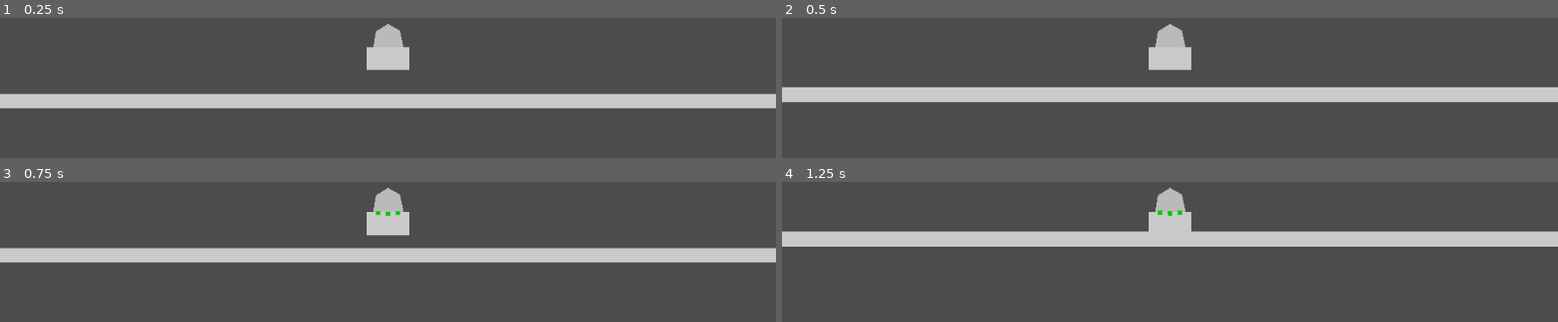
Above: before the commit, frames 1-4 (two rows, left to right).
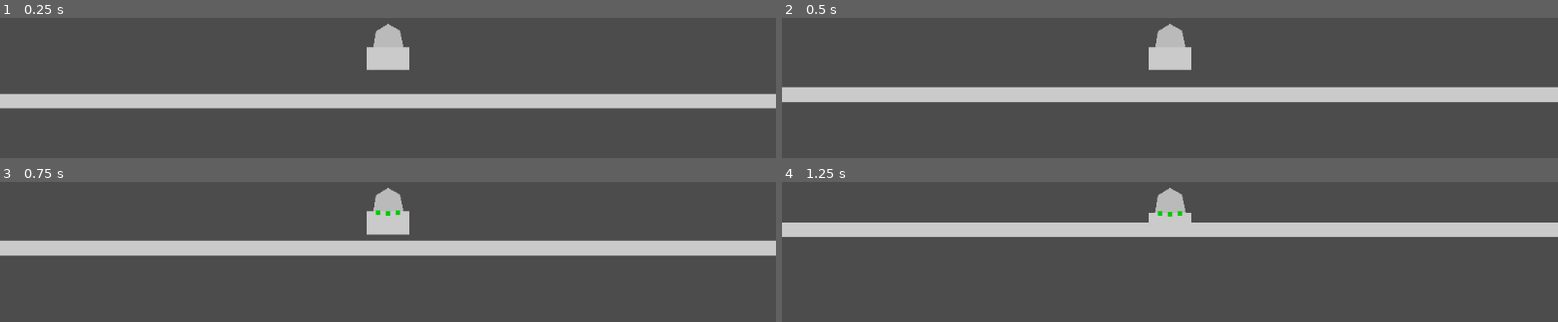
Above: after the commit, the same moments.

Repository: mikhail-shafigullin/godot-wild-jam-58
Game: Godot game, scene res://NN_test/PhysicTest.tscn
Same seed, same stepped clock (60 frames per second), same inputs: the game is played once before the commit and once after it. This scene is started directly instead of the project's main scene.
Inputs (mouse positions are in pixels of both pictures, inside the frame that each line leads up to):
- Up to frame 1 (0.25 s): no input
- Up to frame 2 (0.5 s): no input
- Up to frame 3 (0.75 s): tap Enter (ui_accept) at 0.5 s; move the mouse to (388, 224) at 0.52 s; hold Right (ui_right) from 0.53 s (still down); click (388, 224) at 0.67 s
- Up to frame 4 (1.25 s): keep holding Right (ui_right); tap Enter (ui_accept) at 0.77 s

Frames 1-2 are identical in both runs. In frame 3, 12% of the frame differs, in the area x 0-100%, y 20-58%; in frame 4, 13%, in the area x 0-100%, y 20-47%.

Commit message:
part connect fix

Diff:
--- a/src/characters/Player.tscn
+++ b/src/characters/Player.tscn
@@ -8,8 +8,7 @@
 height = 10.0
 
 [node name="Player" type="RigidBody2D"]
-collision_layer = 0
-collision_mask = 257
+collision_layer = 272
 script = ExtResource( 1 )
 
 [node name="Camera" type="Camera2D" parent="."]
@@ -23,12 +22,5 @@
 color = Color( 0.733333, 0.733333, 0.733333, 1 )
 polygon = PoolVector2Array( 0, -23, -16, -13, -20, 12, -11, 23, 13, 23, 21, 12, 16, -14 )
 
-[node name="PinJoint2D" type="PinJoint2D" parent="."]
-position = Vector2( 0, -28 )
-node_a = NodePath("..")
-node_b = NodePath("../TestThruster")
-
 [node name="TestThruster" parent="." instance=ExtResource( 2 )]
-collision_layer = 256
-test_join0 = NodePath("../PinJoint2D")
-test_join1 = NodePath(".")
+collision_layer = 272
--- a/src/ship/PartBase.gd
+++ b/src/ship/PartBase.gd
@@ -3,8 +3,6 @@
 
 #TEMP
 onready var core = State.player
-export var test_join0: NodePath
-export var test_join1: NodePath
 #TEMP
 
 export var init_health: float = 100
@@ -48,6 +46,9 @@
 # Base functions
 func part_slice():
 	core.slice_part(self)
+
+func part_weld(to_part: PartBase):
+	core.weld_part(self, to_part)
 
 func part_connect():
 	core.connect_parts(self)
@@ -79,13 +80,20 @@
 func grab():
 	grab_layer_memory = collision_layer
 	collision_layer = grab_hover_layers
+
+	part_slice()
 	show_probes()
-
-	part_slice()
 	is_grabbed = true
 	rotation = 0
 	position = get_global_mouse_position()
 
+func release():
+	if best_part:
+		is_grabbed = false
+		build(best_part)
+		collision_layer = grab_layer_memory
+		hide_probes()
+
 func show_probes():
 	for p in probes:
 		p.show()
@@ -93,13 +101,6 @@
 func hide_probes():
 	for p in probes:
 		p.hide()
-
-func release():
-	if best_part:
-		hide_probes()
-		is_grabbed = false
-		collision_layer = grab_layer_memory
-		build(best_part)
 
 func remove_child_part(part: PartBase):
 	if children_parts.has(part):
@@ -107,14 +108,9 @@
 		children_parts.remove(index)
 
 func build(to_part: PartBase):
-	var temp_transform = global_transform
-
-	get_parent().remove_child(self)
-	to_part.add_child(self)
-	global_transform = temp_transform
+	part_weld(to_part)
 	_create_joints()
 	to_part.children_parts.append(self)
-	part_connect()
 
 func _find_probes():
 	for c in get_children():
@@ -162,9 +158,9 @@
 		var joint = PinJoint2D.new()
 		best_part.add_child(joint)
 		joint.global_position = probe.global_position
-		weld(joint)
-
-func weld(joint:PinJoint2D):
+		weld_joint(joint)
+
+func weld_joint(joint:PinJoint2D):
 	var new_joint = PartJoint.new(joint, global_position)
 	part_joints.append(new_joint)
 	joint.node_a = get_parent().get_path()
@@ -192,14 +188,6 @@
 
 	_find_probes()
 
-	#TEMP remove after blueprint.build() realization
-	#if (!test_join0 or !test_join1)
-	if (!is_parts_root):
-		part_joints = [
-			PartJoint.new(get_node(test_join0), position),
-			PartJoint.new(get_node(test_join1), position)
-		]
-
 func _process(delta):
 	if is_grabbed:
 		position = get_global_mouse_position()
@@ -213,6 +201,6 @@
 
 func _update_joints():
 	for j in part_joints:
-		var distance:float = (position - j.rest_position).length()
+		var distance:float = (global_position - j.rest_position).length()
 		if(distance > breaking_distance):
 			part_slice()
--- a/src/ship/ShipCore.gd
+++ b/src/ship/ShipCore.gd
@@ -6,30 +6,23 @@
 
 # Called when the node enters the scene tree for the first time.
 func _ready():
-	_find_thrusters()
-
-func _find_thrusters():
-	for c in get_children():
-		if c is Thruster:
-			parts[c] = PartController.new()
+	pass
 
 func _part_disconnect(part: PartBase):
 	var pt_ctrl = parts.get(part)
 	if parts.erase(part):
 		unplug_part(part, pt_ctrl)
-		part.on_part_disconnect()
 
 func _part_connect(part: PartBase):
 	var pt_ctrl = part.input_controller
 	parts[part] = pt_ctrl
 	plug_part(part, pt_ctrl)
+
+func plug_part(part: PartBase, ctr: PartController):
 	part.on_part_connect()
 
-func plug_part(part: PartBase, ctr: PartController):
-	pass
-
 func unplug_part(part: PartBase, ctr: PartController):
-	pass
+	part.on_part_disconnect()
 
 func slice_part(part_from: PartBase):
 	disconnect_parts(part_from)
@@ -44,6 +37,14 @@
 	get_parent().add_child(part_from)
 	part_from.global_transform = past_global_transform
 
+func weld_part(part: PartBase, weld_to: PartBase):
+	var temp_transform = part.global_transform
+	part.get_parent().remove_child(part)
+	weld_to.add_child(part)
+	part.global_transform = temp_transform
+
+	connect_parts(part)
+
 func disconnect_parts(start_from_part: PartBase):
 	for part in start_from_part.children_parts:
 		disconnect_parts(part)
--- a/src/ship/blueprint/Probe.tscn
+++ b/src/ship/blueprint/Probe.tscn
@@ -7,8 +7,8 @@
 radius = 5.46
 
 [node name="Probe" type="Area2D"]
-collision_layer = 256
-collision_mask = 0
+collision_layer = 0
+collision_mask = 16
 input_pickable = false
 script = ExtResource( 1 )
 
